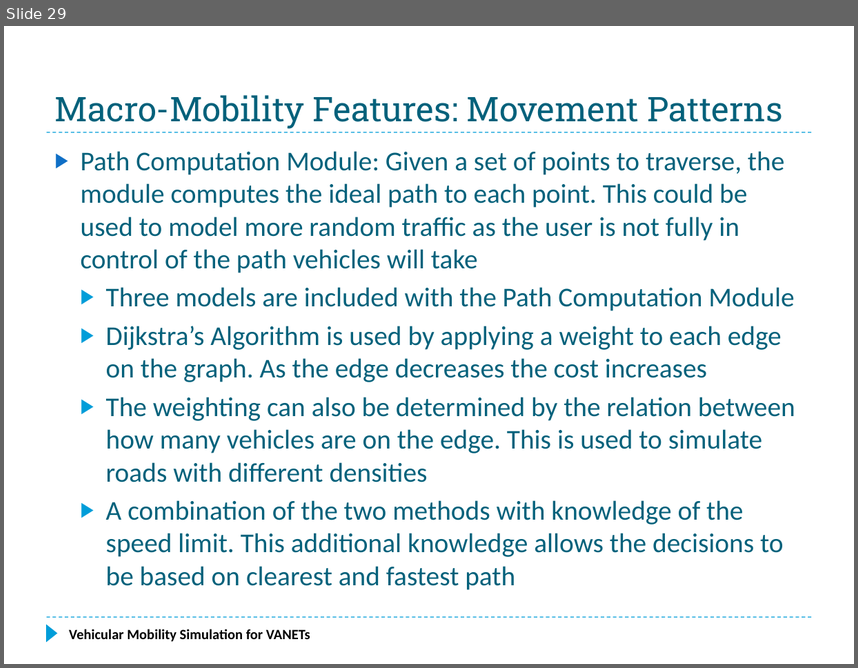
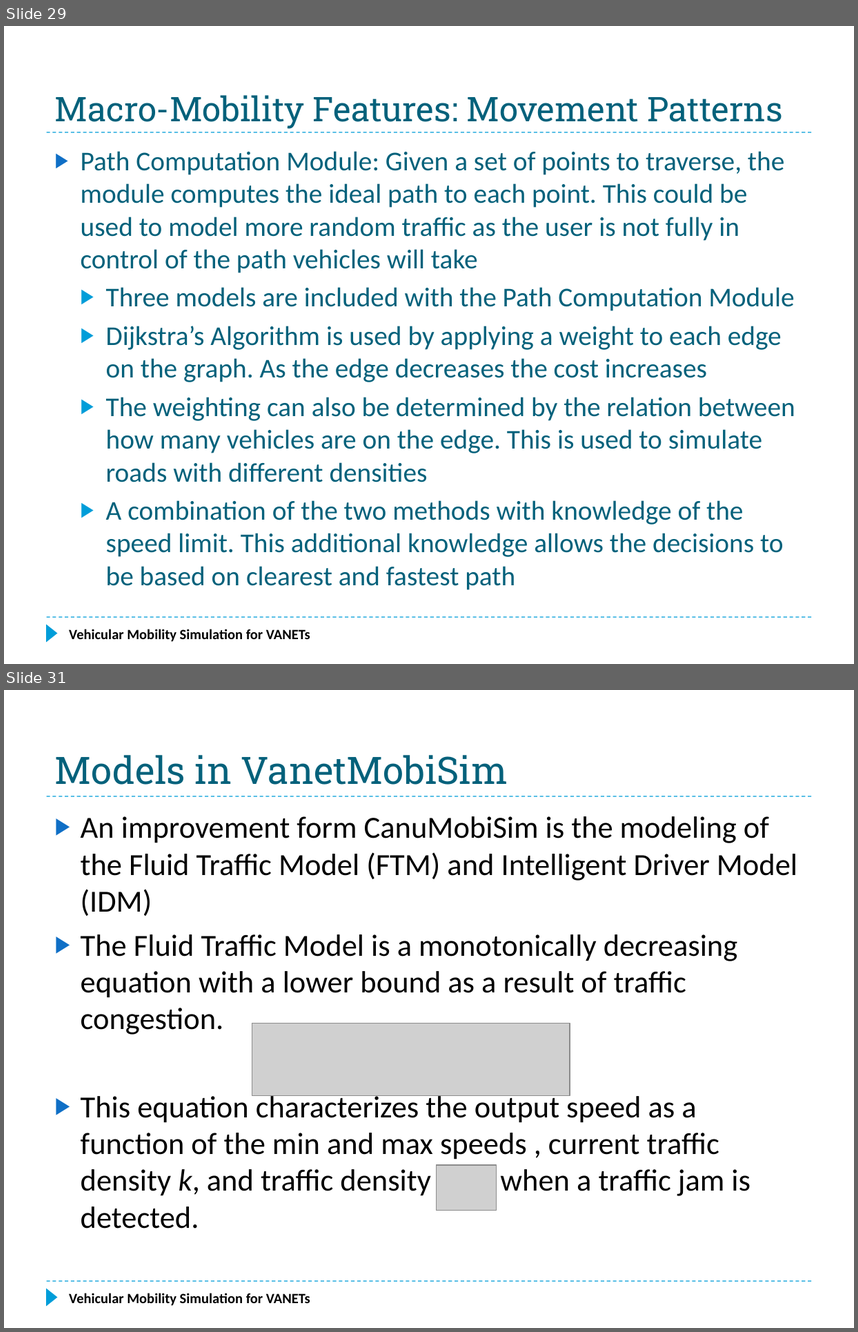
Before and after one commit to f33losopher/EEMaster_VANET, a slide deck: VANET_Felix.pptx. Shown one above the other, each under a label of ours: slide 29 before the commit, slides 29 and 31 after it; the slides between them are not shown. The pictures are 858x668 and 858x1332 pixels, drawn with LibreOffice and Linux fonts; fonts in the diff are those of the drawing; grey boxes stand for pictures. Boxes give left, top, right and bottom in pixels: in the first picture for what was removed or moved away, otherwise in the second. Text is boxed around its words. In the diff, an @@ line names an element or a change of style, - is before the commit and + after.

Commit message:
Simulation PPT, up to the simulation results

```diff
--- a/VANET_Felix.pptx
+++ b/VANET_Felix.pptx
@@ slide 31 added at (4, 690, 854, 1328), background #FFFFFF; not listed: 3 template elements that a slide beside it also shows @@
@@ title added at (55, 755, 508, 785), 32 pt, text #04617B @@
+Models in VanetMobiSim
@@ text added at (81, 816, 797, 1228), 26 pt, text #000000 @@
+▶ An improvement form CanuMobiSim is the modeling of the Fluid Traffic Model (FTM) and Intelligent Driver Model (IDM)
+▶ The Fluid Traffic Model is a monotonically decreasing equation with a lower bound as a result of traffic congestion.
+▶ This equation characterizes the output speed as a function of the min and max speeds , current traffic density k, and traffic density when a traffic jam is detected.
@@ table added at (147, 901, 713, 936), 2 rows, 2 columns @@
+ | 
+ | 
@@ picture added at (252, 1023, 570, 1096) @@
@@ picture added at (436, 1164, 496, 1210) @@
@@ text added at (69, 1292, 310, 1305), 12 pt, text #000000, bold @@
+Vehicular Mobility Simulation for VANETs
```
Also in this commit, not shown: 1 slide changed, 6 other slides added.
